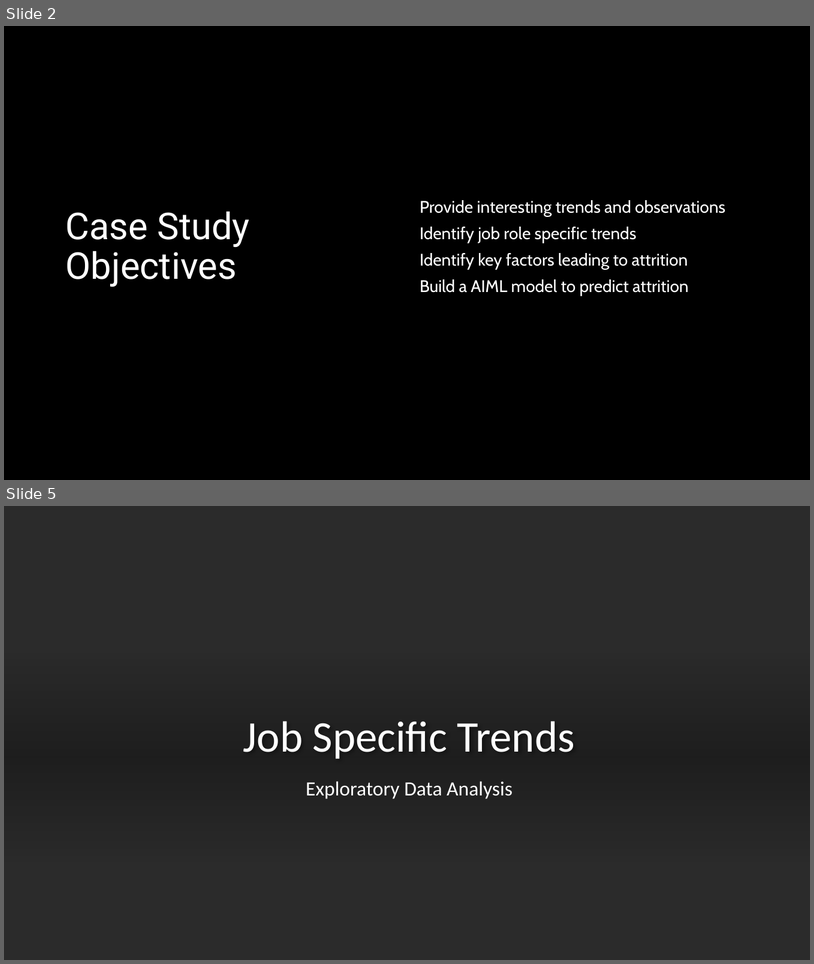
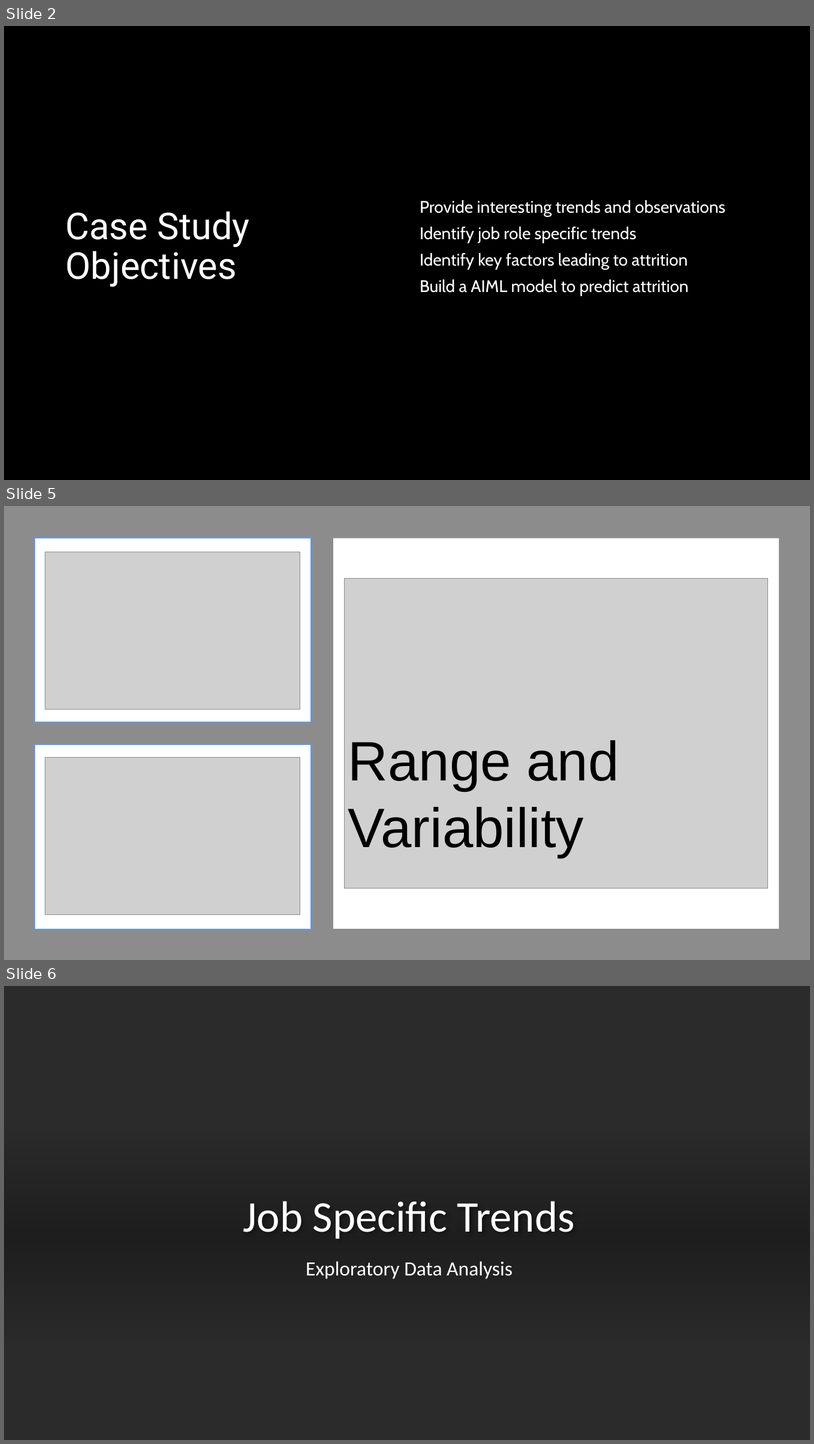
Before and after one commit to jjsmu/CaseStudy2DDS, a slide deck: CaseStudy2.pptx. Shown one above the other, each under a label of ours: slides 2 and 5 before the commit, slides 2, 5 and 6 after it; the slides between them are not shown. The pictures are 814x964 and 814x1444 pixels, drawn with LibreOffice and Linux fonts; fonts in the diff are those of the drawing; grey boxes stand for pictures; background and template pictures are left out; a plain dark background stands for a picture behind light text. Boxes give left, top, right and bottom in pixels: in the first picture for what was removed or moved away, otherwise in the second. Text is boxed around its words. In the diff, an @@ line names an element or a change of style, - is before the commit and + after.

```diff
--- a/CaseStudy2.pptx
+++ b/CaseStudy2.pptx
@@ slide 5 added at (4,506,810,960), background #FFFFFF @@
@@ rectangle added at (4,506,810,960), fill #808080 at 90% opacity @@
@@ rectangle added at (34,538,311,723), fill #FFFFFF, outline #5F98F7 1.5 pt @@
@@ rectangle added at (333,538,780,928), fill #FFFFFF @@
@@ picture added at (45,552,300,709) @@
@@ picture added at (345,579,768,888) @@
@@ rectangle added at (34,744,311,929), fill #FFFFFF, outline #5F98F7 1.5 pt @@
@@ picture added at (45,757,300,915) @@
@@ text added at (348,740,619,857), 66 pt, text #000000 @@
+Range and Variability
@@ what was slide 5 is now slide 6 @@
```
Also in this commit, not shown: 4 slides changed, 7 other slides added, 8 slides removed.
